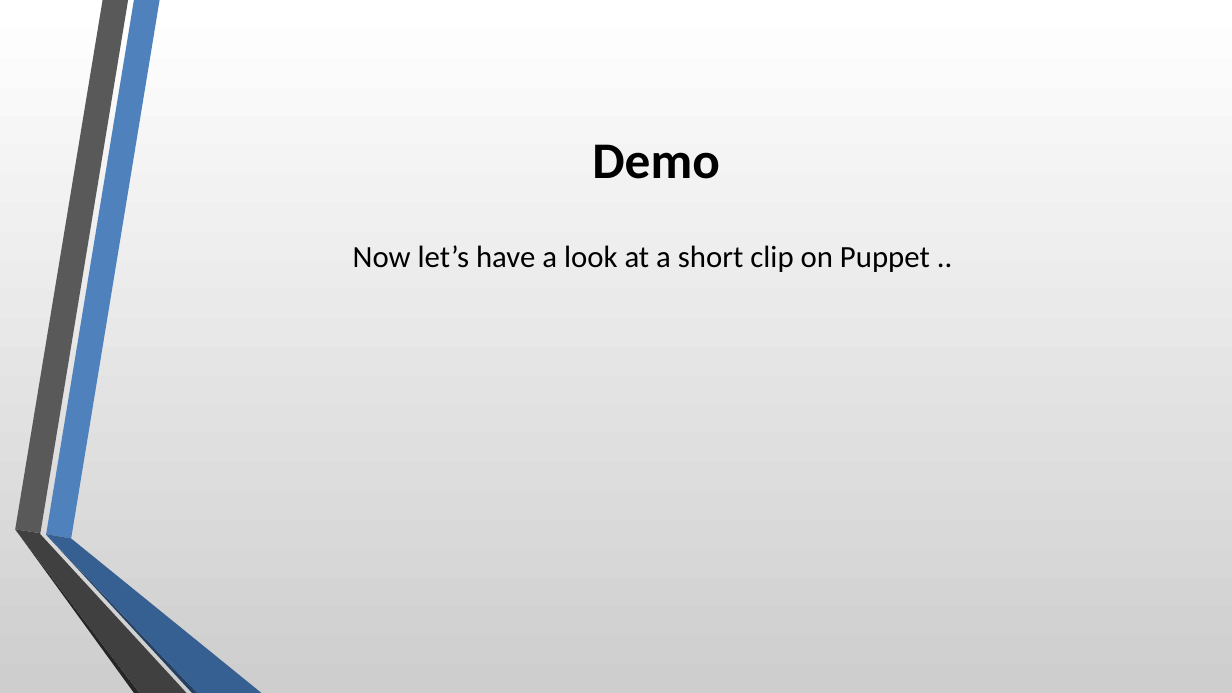
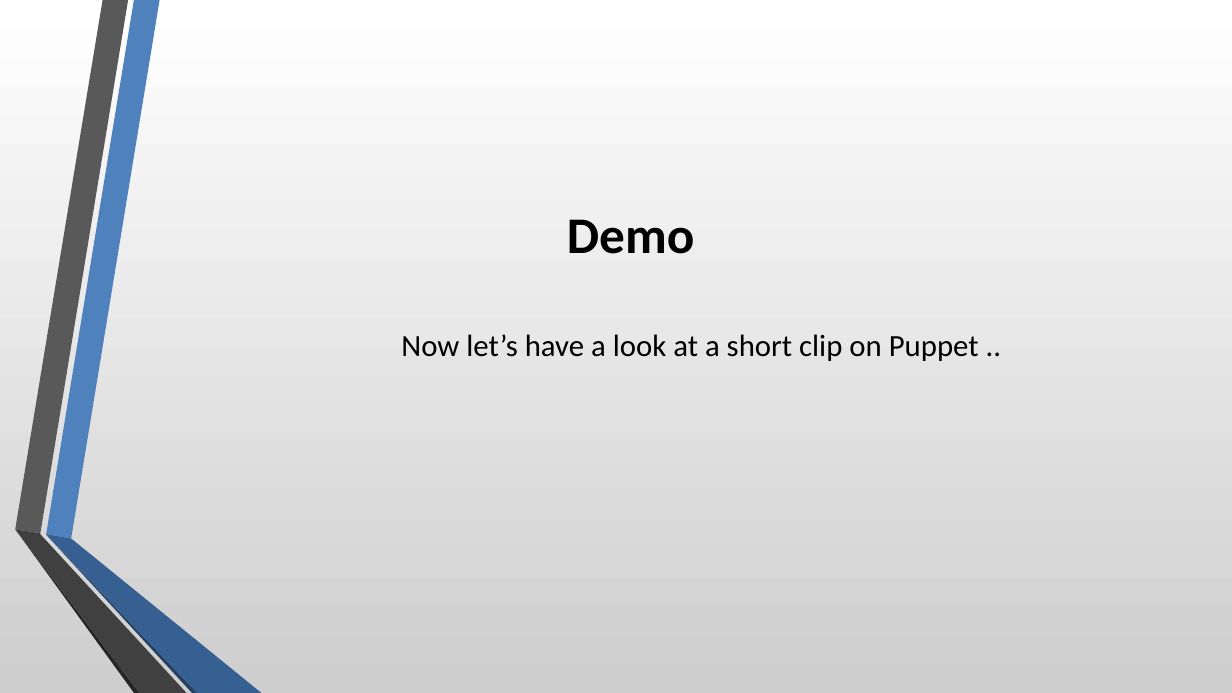
Before and after one commit to Sumit-OtherProjects/DevOps, a slide deck: slide 6 of Presentation/Presentation-PuppetTechTalk.pptx. Drawn at 1232x693 pixels with LibreOffice and Linux fonts; fonts in the diff are those of the drawing. Boxes give left, top, right and bottom in pixels: in the first picture for what was removed or moved away, otherwise in the second. Text is boxed around its words. In the diff, an @@ line names an element or a change of style, - is before the commit and + after.

```diff
--- a/Presentation/Presentation-PuppetTechTalk.pptx
+++ b/Presentation/Presentation-PuppetTechTalk.pptx
@@ title "Demo": place and size @@
-title "Demo" at (592, 144, 719, 179)
+title "Demo" at (567, 219, 694, 254)
@@ text "Now let’s have a look ...": place and size @@
-text "Now let’s have a look ..." at (353, 245, 930, 272)
+text "Now let’s have a look ..." at (401, 334, 979, 361)
```
Also in this commit, not shown: 1 other slide changed, 1 slide added.
